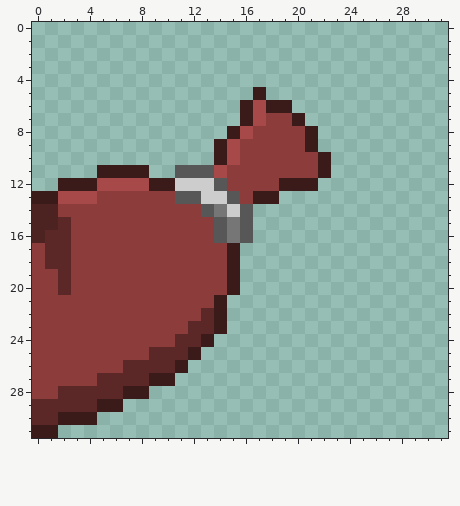
Pixel-art sprite: Assets/Hugo/Mesh/TheBanquet/Sprites/Obstacles/RightSausage_Banquet.png. The first picture shows the starting point.
The file is 128x128 pixels, drawn in blocks of 4x4; one block is one cell here.
After the commit:
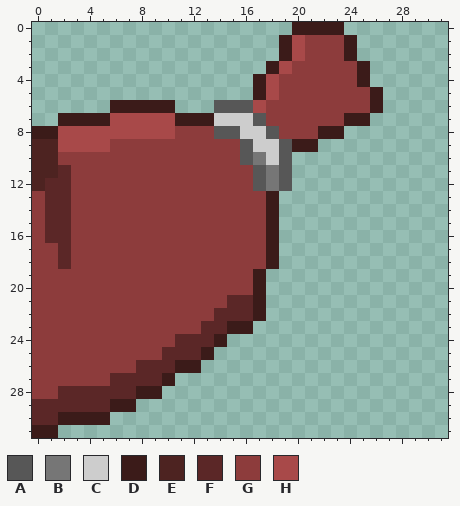
Palette (. is transparent): A #575757  B #767676  C #cdcdcd  D #3b1b19  E #4d2321  F #5b2727  G #8d3c3c  H #a84949
Diff:
{"y":0,"x":20,"old":"....","new":"DDDD"}
{"y":1,"x":19,"old":"......","new":"DHGGGD"}
{"y":2,"x":19,"old":"......","new":"DHGGGD"}
{"y":3,"x":18,"old":"........","new":"DHGGGGGD"}
{"y":4,"x":17,"old":".........","new":"DHGGGGGGD"}
{"y":5,"x":18,"old":".........","new":"HGGGGGGGD"}
{"y":6,"x":6,"old":".....","new":"DDDDD"}
{"y":6,"x":14,"old":"..D","new":"AAA"}
{"y":6,"x":18,"old":"DD.......","new":"GGGGGGGGD"}
{"y":7,"x":2,"old":"..............DH","new":"DDDDHHHHHDDDCCCA"}
{"y":7,"x":20,"old":"D.....","new":"GGGGDD"}
{"y":8,"x":0,"old":"...............DHGG","new":"DDHHHHHHHHHGGGAACCA"}
{"y":8,"x":21,"old":"D..","new":"GDD"}
{"y":9,"x":0,"old":"..............DHGGGGG","new":"EEHHHHGGGGGGGGGGACCAD"}
{"y":10,"x":0,"old":"..............DHGGGGGGD","new":"EEGGGGGGGGGGGGGGABCA..."}
{"y":11,"x":0,"old":".....DDDD..AAAH","new":"EEFGGGGGGGGGGGG"}
{"y":11,"x":17,"old":"GGGGGD","new":"ABA..."}
{"y":12,"x":0,"old":"..DDDHHHHDDCCCA","new":"EFFGGGGGGGGGGGG"}
{"y":12,"x":17,"old":"GGDDD","new":"ABA.."}
{"y":13,"x":0,"old":"DDHHH","new":"GFFGG"}
{"y":13,"x":11,"old":"AACCA","new":"GGGGG"}
{"y":13,"x":17,"old":"D","new":"G"}
{"y":14,"x":0,"old":"EEG","new":"GFF"}
{"y":14,"x":13,"old":"ABCA..","new":"GGGGGD"}
{"y":15,"x":0,"old":"EE","new":"GF"}
{"y":15,"x":14,"old":"ABA..","new":"GGGGD"}
{"y":16,"x":0,"old":"E","new":"G"}
{"y":16,"x":14,"old":"ABA..","new":"GGGGD"}
{"y":17,"x":1,"old":"F","new":"G"}
{"y":17,"x":15,"old":"D...","new":"GGGD"}
{"y":18,"x":1,"old":"F","new":"G"}
{"y":18,"x":15,"old":"D...","new":"GGGD"}
{"y":19,"x":2,"old":"F","new":"G"}
{"y":19,"x":15,"old":"D..","new":"GGD"}
{"y":20,"x":2,"old":"F","new":"G"}
{"y":20,"x":15,"old":"D..","new":"GGD"}
{"y":21,"x":14,"old":"D...","new":"GFFD"}
{"y":22,"x":13,"old":"FD...","new":"GFFFD"}
{"y":23,"x":12,"old":"F","new":"G"}
{"y":23,"x":14,"old":"D..","new":"FDD"}
{"y":24,"x":13,"old":"D.","new":"FD"}
{"y":25,"x":9,"old":"F","new":"G"}
{"y":25,"x":12,"old":"D.","new":"FD"}
{"y":26,"x":7,"old":"F","new":"G"}
{"y":26,"x":12,"old":".","new":"D"}
{"y":27,"x":5,"old":"F","new":"G"}
{"y":27,"x":9,"old":"D","new":"F"}
{"y":28,"x":7,"old":"D","new":"F"}
{"y":28,"x":9,"old":".","new":"D"}
{"y":29,"x":5,"old":"D","new":"F"}
{"y":29,"x":7,"old":".","new":"D"}
{"y":30,"x":5,"old":".","new":"D"}
{"label":"changed","picture_box":[32,22,383,425]}
